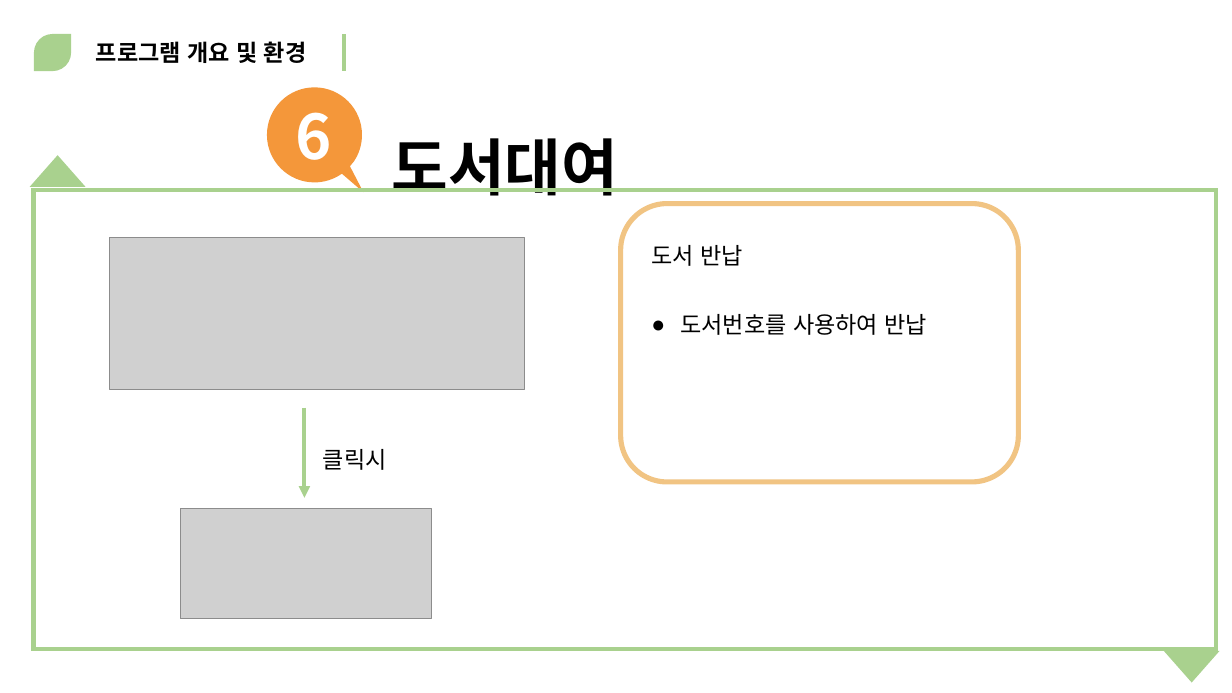
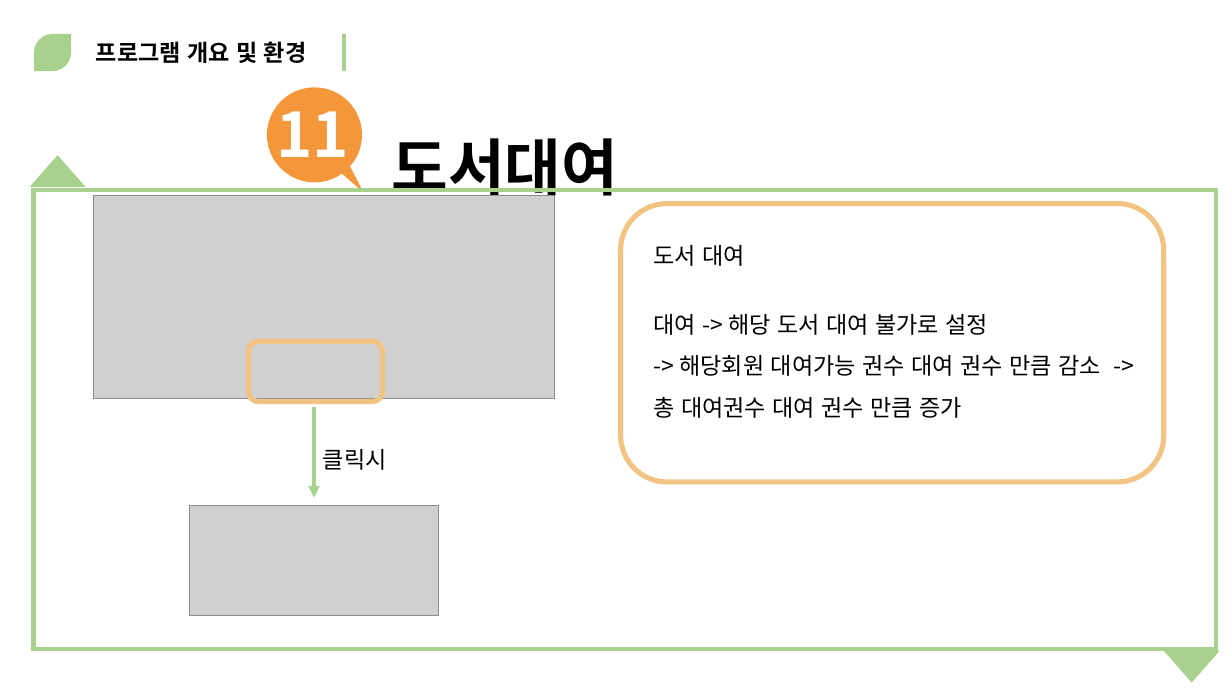
Before and after one commit to MinSu-Kim/java_web_male, a slide deck: slide 36 of document/사발면.pptx (slide 34 before the commit). Drawn at 1232x693 pixels with LibreOffice and Linux fonts; fonts in the diff are those of the drawing; grey boxes stand for pictures. Boxes give left, top, right and bottom in pixels: in the first picture for what was removed or moved away, otherwise in the second. Text is boxed around its words. In the diff, an @@ line names an element or a change of style, - is before the commit and + after.

```diff
--- a/document/사발면.pptx
+++ b/document/사발면.pptx
@@ text at box(276, 94, 349, 173): text changed @@
-6
+11
@@ picture: place and size @@
-picture at box(110, 238, 525, 391)
+picture at box(94, 196, 555, 398)
@@ rounded rectangle: place and size @@
-rounded rectangle at box(621, 203, 1019, 482)
+rounded rectangle at box(621, 203, 1165, 482)
@@ text removed at box(651, 245, 928, 335) @@
-도서 반납
-● 도서번호를 사용하여 반납
@@ text added at box(653, 245, 1101, 418), 18 pt, text #000000 @@
+도서 대여
+대여 -> 해당 도서 대여 불가로 설정
+-> 해당회원 대여가능 권수 대여 권수 만큼 감소 -> 총 대여권수 대여 권수 만큼 증가
@@ rounded rectangle added at box(249, 341, 383, 401), outline #F1C483 4 pt @@
@@ arrow moved from (304, 408) - (304, 498) to (314, 408) - (314, 498) @@
@@ picture: place and size @@
-picture at box(180, 508, 432, 619)
+picture at box(189, 506, 439, 616)
```
Also in this commit, not shown: 23 other slides changed, 5 slides added.
